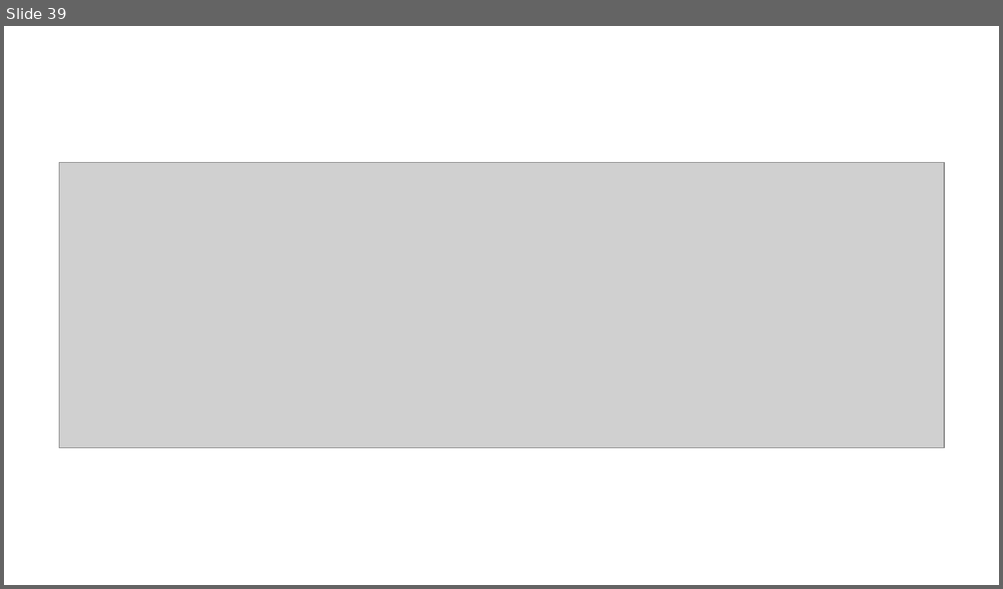
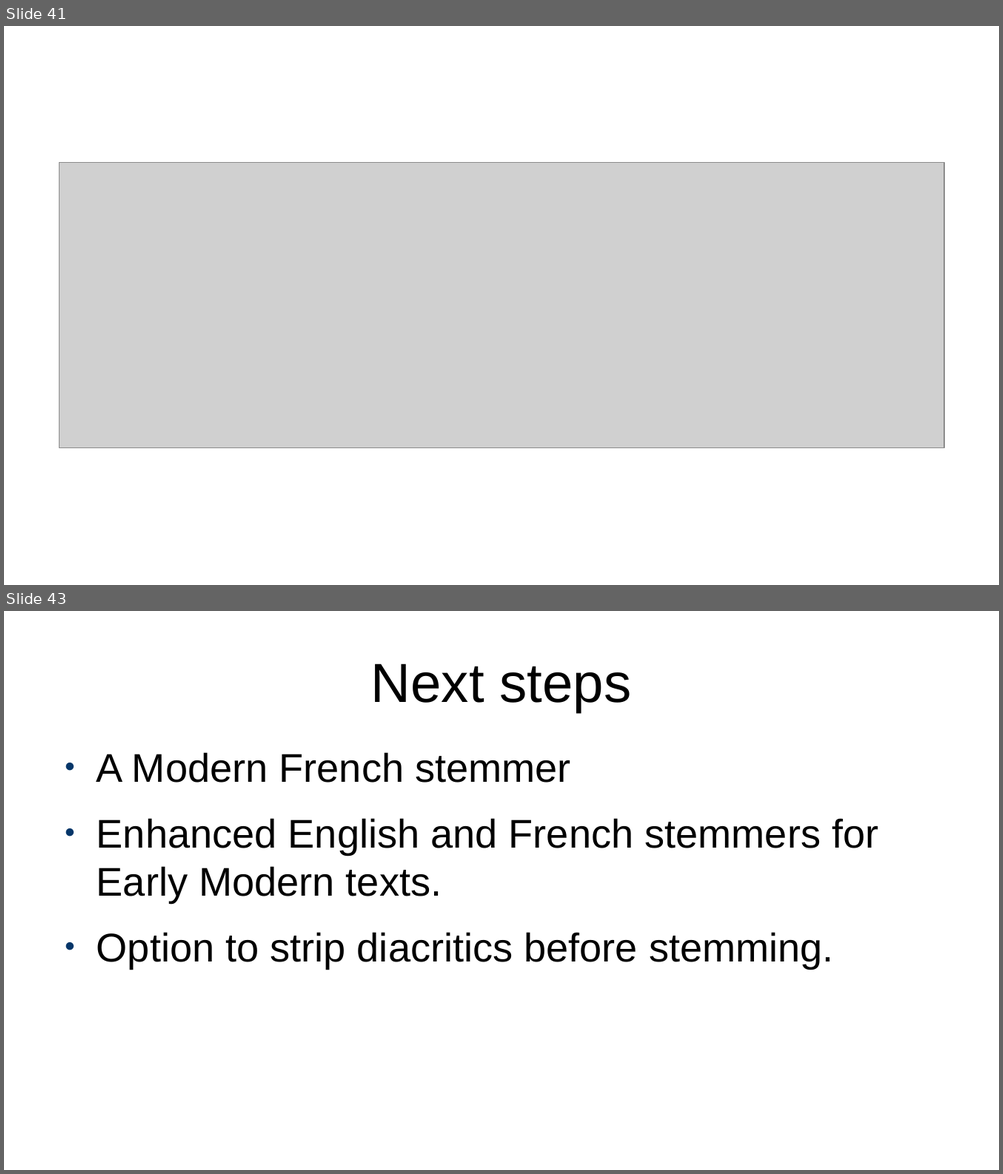
Before and after one commit to projectEndings/Endings, a slide deck: presentations/ubc2020/nineProjects.odp. Shown one above the other, each under a label of ours: slide 39 before the commit, slides 41 and 43 after it; the slides between them are not shown. The pictures are 1003x589 and 1003x1174 pixels, drawn with LibreOffice and Linux fonts; fonts in the diff are those of the drawing; grey boxes stand for pictures. Boxes give left, top, right and bottom in pixels: in the first picture for what was removed or moved away, otherwise in the second. Text is boxed around its words. In the diff, an @@ line names an element or a change of style, - is before the commit and + after.

```diff
--- a/presentations/ubc2020/nineProjects.odp
+++ b/presentations/ubc2020/nineProjects.odp
@@ slide 43 added at (4, 611, 999, 1170), background #FFFFFF @@
@@ title added at (371, 664, 631, 712), 44 pt, text #000000 @@
+Next steps
@@ text added at (96, 752, 878, 968), 32 pt, text #000000 @@
+● A Modern French stemmer
+● Enhanced English and French stemmers for Early Modern texts.
+● Option to strip diacritics before stemming.
@@ what was slide 39 is now slide 41 @@
```
Also in this commit, not shown: 21 slides changed, 5 other slides added, 1 slide removed, 1 other file.
